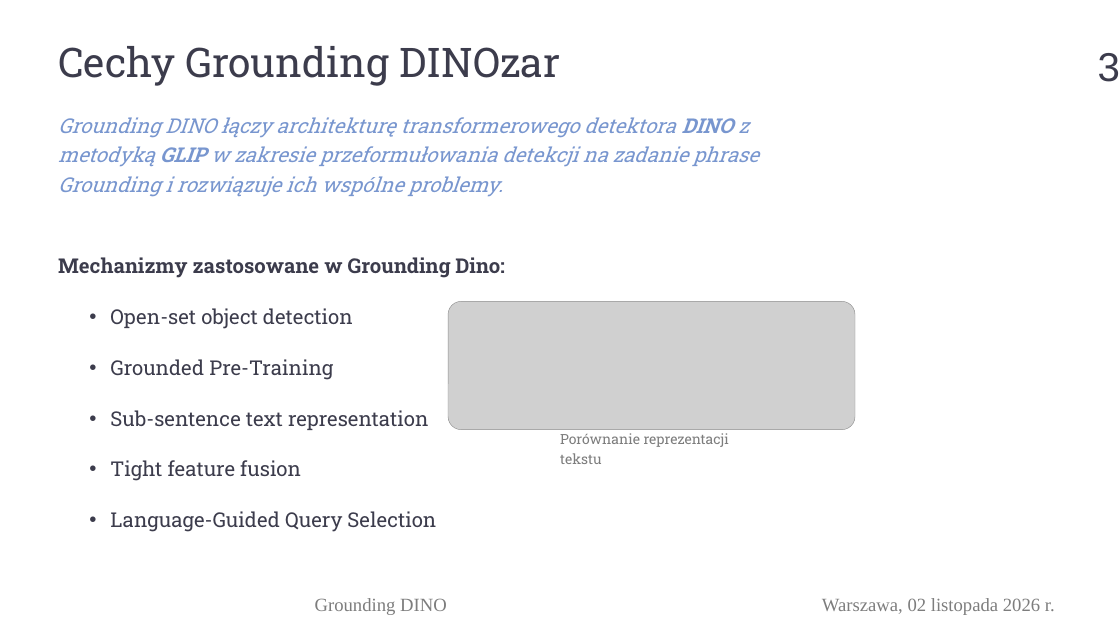
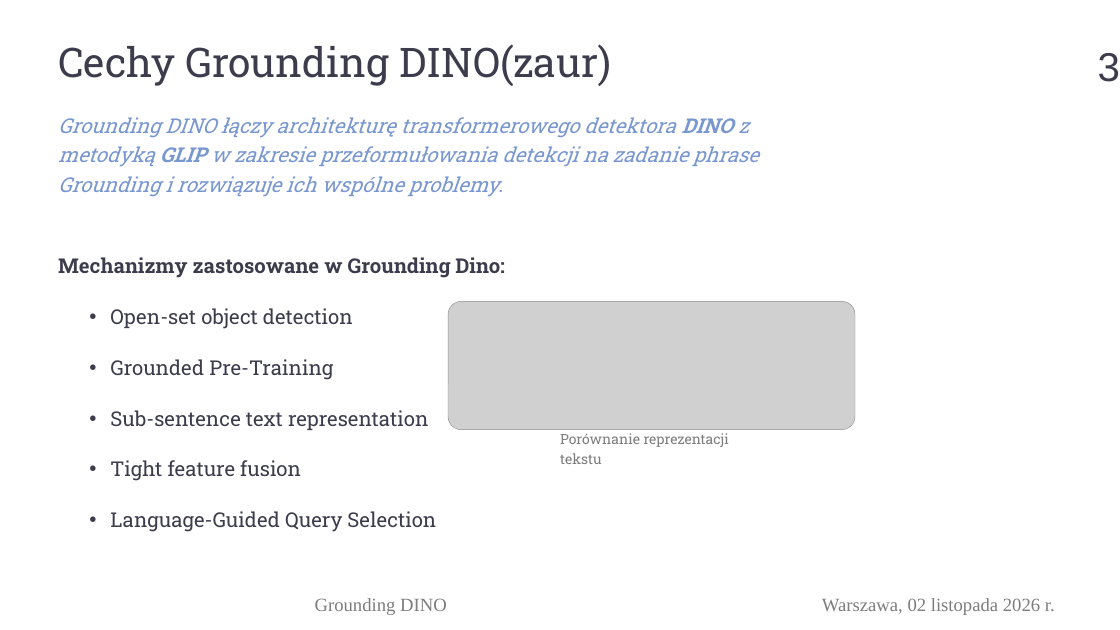
Before and after one commit to PylkoR/GroundingDINO_reproduction, a slide deck: slide 4 of presentations/Prezentacja_ADOM.pptx. Drawn at 1120x630 pixels with LibreOffice and Linux fonts; fonts in the diff are those of the drawing; grey boxes stand for pictures; background and template pictures are left out. Boxes give left, top, right and bottom in pixels: in the first picture for what was removed or moved away, otherwise in the second. Text is boxed around its words. In the diff, an @@ line names an element or a change of style, - is before the commit and + after.

Commit message:
update presentation

```diff
--- a/presentations/Prezentacja_ADOM.pptx
+++ b/presentations/Prezentacja_ADOM.pptx
@@ text at [58,44,611,86]: text changed @@
-Cechy Grounding DINOzar
+Cechy Grounding DINO(zaur)
```
Also in this commit, not shown: 2 slides added, 2 slides removed.
